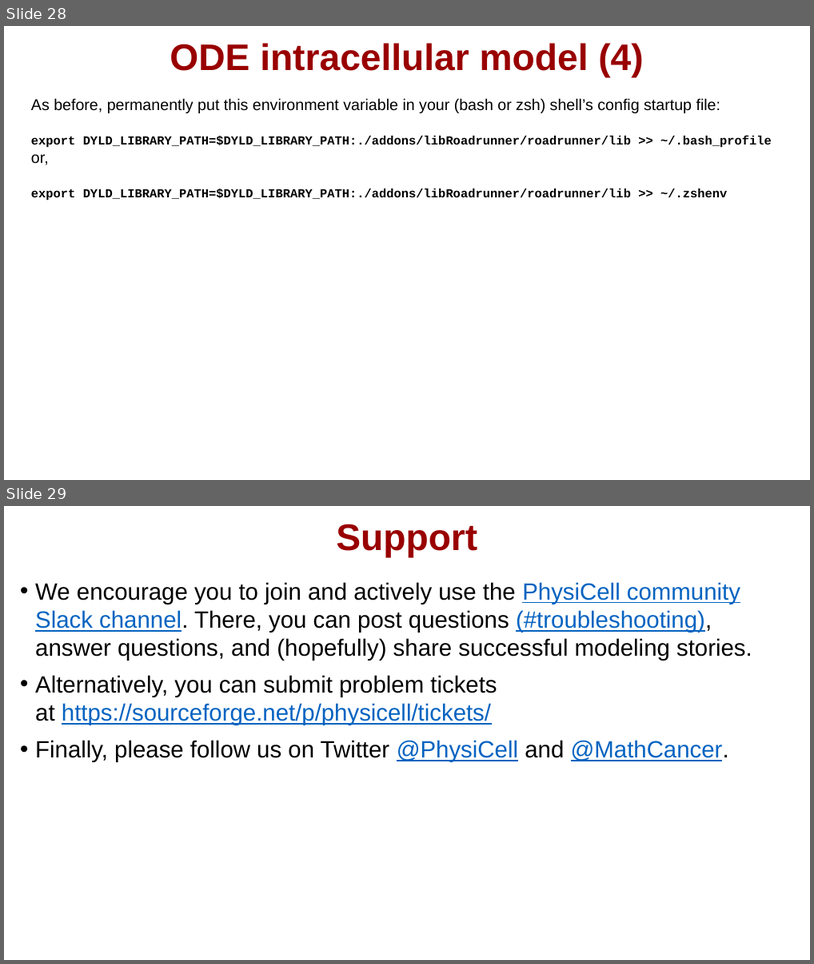
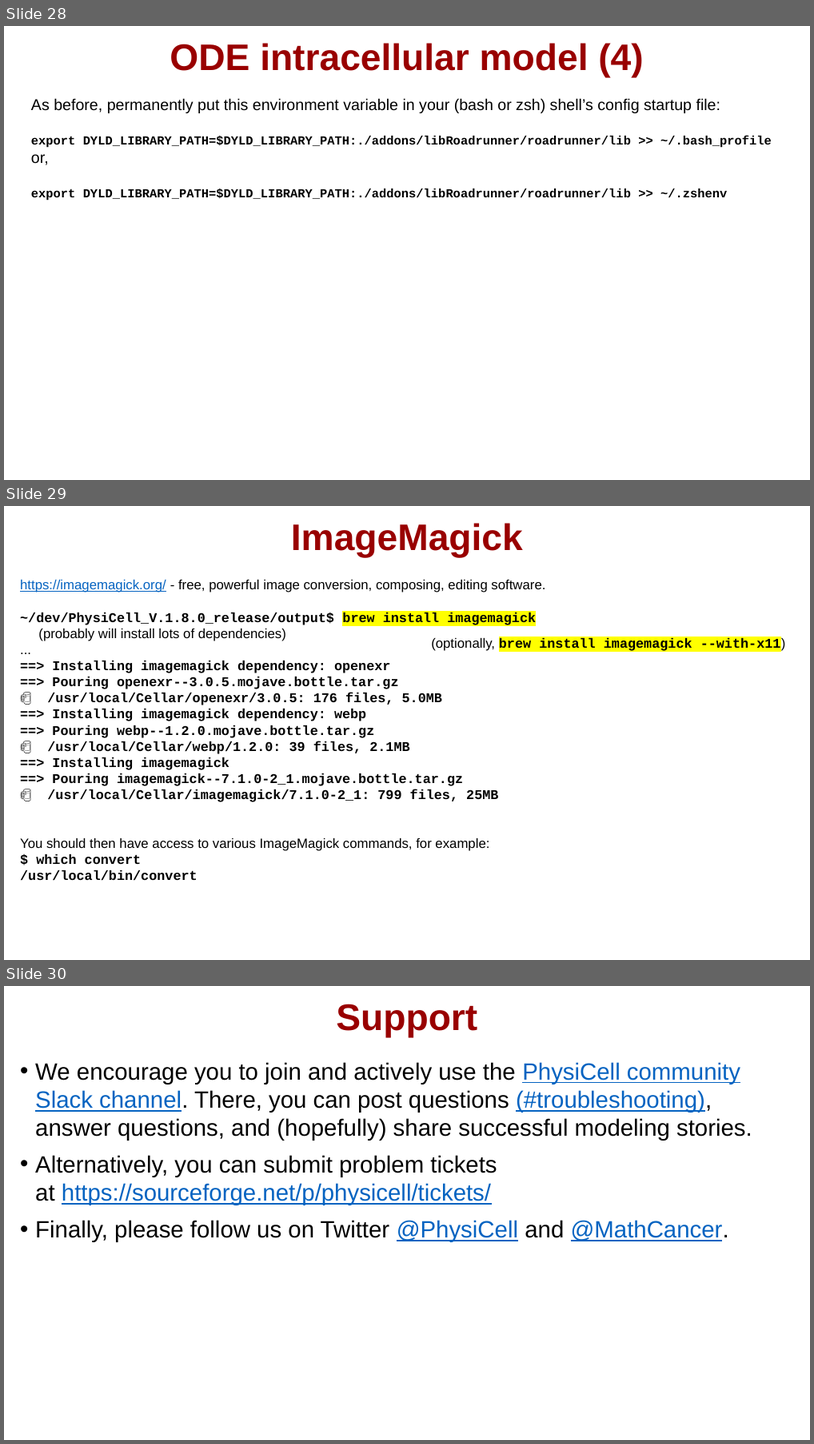
Before and after one commit to physicell-training/ws2021, a slide deck: pptx_source/PhysiCell_ws2021_macOS_setup.pptx. Shown one above the other, each under a label of ours: slides 28 and 29 before the commit, slides 28, 29 and 30 after it. The pictures are 814x964 and 814x1444 pixels, drawn with LibreOffice and Linux fonts; fonts in the diff are those of the drawing; background and template pictures are left out. Boxes give left, top, right and bottom in pixels: in the first picture for what was removed or moved away, otherwise in the second. Text is boxed around its words. In the diff, an @@ line names an element or a change of style, - is before the commit and + after.

Commit message:
ImageMagick slide

```diff
--- a/pptx_source/PhysiCell_ws2021_macOS_setup.pptx
+++ b/pptx_source/PhysiCell_ws2021_macOS_setup.pptx
@@ slide 29 added at (4,506,810,960), background #FFFFFF @@
@@ title added at (291,523,523,558), 33 pt, text #990000, bold @@
+ImageMagick
@@ text added at (20,580,546,880), 12 pt, text #000000, bold @@
+https://imagemagick.org/ - free, powerful image conversion, composing, editing software.
+~/dev/PhysiCell_V.1.8.0_release/output$ brew install imagemagick
+(probably will install lots of dependencies)
+...
+==> Installing imagemagick dependency: openexr
+==> Pouring openexr--3.0.5.mojave.bottle.tar.gz
+🍺 /usr/local/Cellar/openexr/3.0.5: 176 files, 5.0MB
+==> Installing imagemagick dependency: webp
+==> Pouring webp--1.2.0.mojave.bottle.tar.gz
+🍺 /usr/local/Cellar/webp/1.2.0: 39 files, 2.1MB
+==> Installing imagemagick
+==> Pouring imagemagick--7.1.0-2_1.mojave.bottle.tar.gz
+🍺 /usr/local/Cellar/imagemagick/7.1.0-2_1: 799 files, 25MB
+You should then have access to various ImageMagick commands, for example:
+$ which convert
+/usr/local/bin/convert
@@ text added at (431,637,786,652), 12 pt, text #000000, bold @@
+(optionally, brew install imagemagick --with-x11)
@@ what was slide 29 is now slide 30 @@
```
